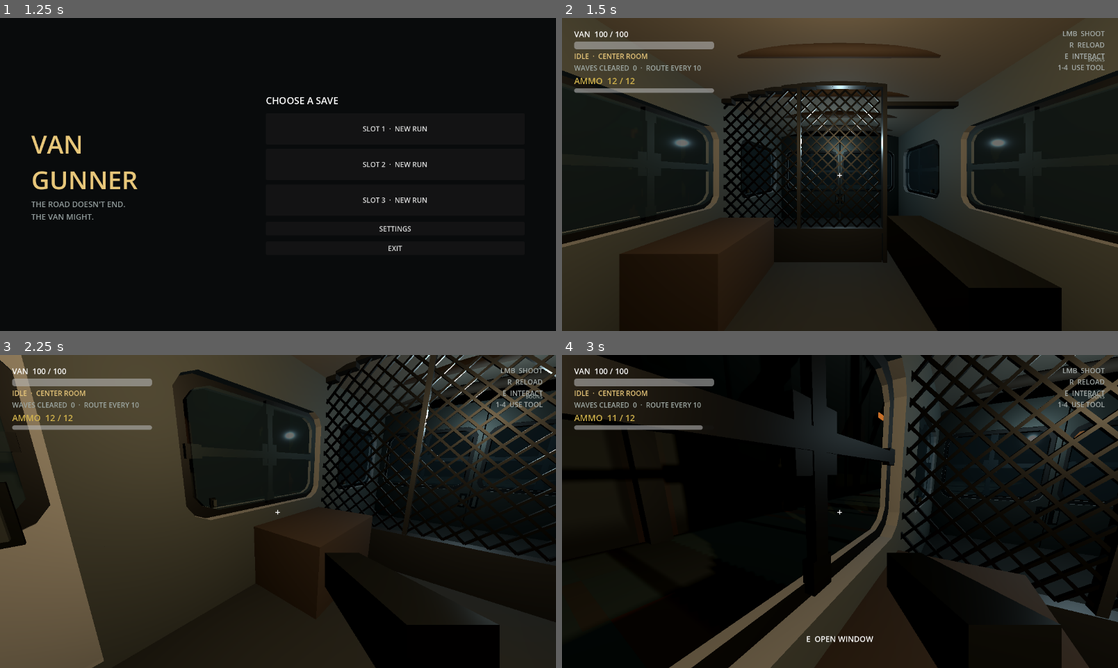
Above: before the commit, frames 1-4 (two rows, left to right).
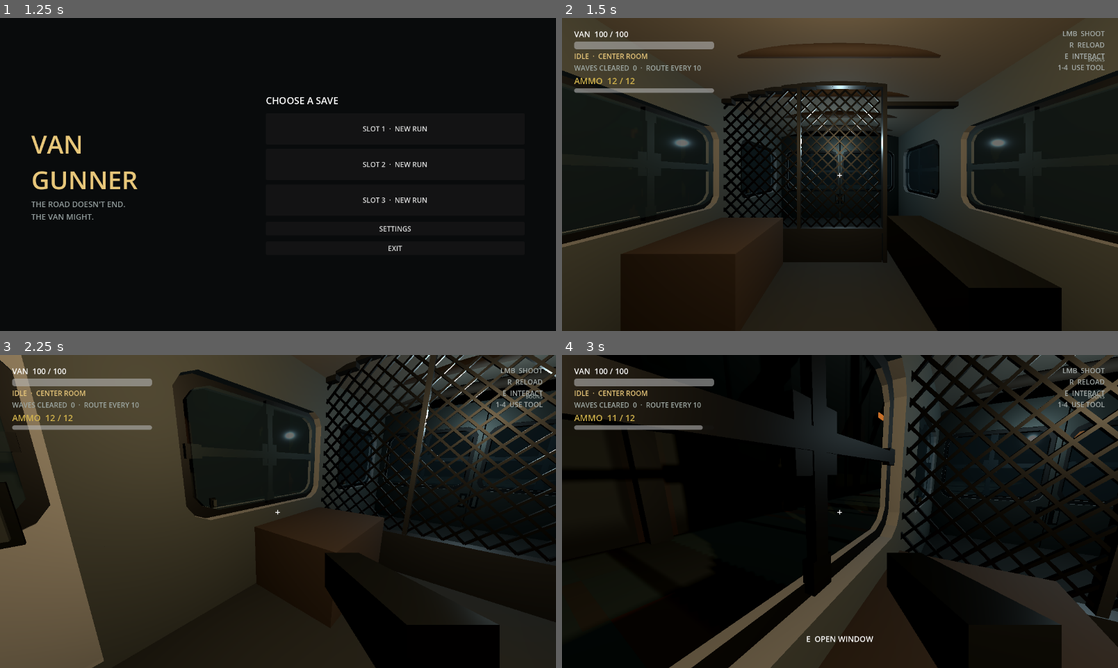
Above: after the commit, the same moments.

Repository: SebastianFreitas/van-gunner
Game: Godot game, scene res://scenes/boot/boot.tscn
The game is run twice, just before and just after one commit, with the same random seed, the same clock (stepped at 60 frames per second) and the same inputs.
Inputs (mouse positions are in pixels of both pictures, inside the frame that each line leads up to):
- Up to frame 1 (1.25 s): tap Enter at 0.5 s; move the mouse to (400, 158) at 0.52 s; hold D (move_right) from 0.53 s (still down); hold E (interact) from 0.53 s (still down)
- Up to frame 2 (1.5 s): release D (move_right) at 1.25 s; release E (interact) at 1.25 s; click "SLOT 1 · NEW RUN" at 1.25 s
- Up to frame 3 (2.25 s): tap Space at 2 s; move the mouse to (250, 511) at 2.02 s; hold W (move_forward) from 2.03 s (still down); tap E (interact) at 2.1 s
- Up to frame 4 (3 s): keep holding W (move_forward); move the mouse to (851, 505) at 2.77 s; press the mouse at (851, 505) at 2.78 s

Frame 1 is identical in both runs. In frame 2, less than 0.1% of the frame differs, in the area x 10-40%, y 63-91%; in frame 3, 0.1%; in frame 4, 1.7%, in the area x 83-100%, y 70-100%.

Commit message:
Nudge the crafting bench so it stays clear of the bulkhead walkway.
Co-authored-by: Cursor <cursoragent@cursor.com>

Diff:
--- a/scenes/van/van.tscn
+++ b/scenes/van/van.tscn
@@ -16,12 +16,12 @@
 [ext_resource type="Script" uid="uid://b70p1yv8tyk4e" path="res://scripts/run/breach_controller.gd" id="16"]
 [ext_resource type="Script" uid="uid://dua456vqj6g65" path="res://scripts/run/breach_point.gd" id="17"]
 [ext_resource type="Script" uid="uid://bxtywmfyg7o48" path="res://scripts/run/breakable_glass.gd" id="18"]
-[ext_resource type="Script" uid="uid://bq8side0doors01" path="res://scripts/run/side_doors.gd" id="19"]
-[ext_resource type="Script" uid="uid://cq8sidedrinteract" path="res://scripts/run/side_door_interact.gd" id="20"]
-[ext_resource type="Script" uid="uid://bq8side0window01" path="res://scripts/run/side_windows.gd" id="23"]
-[ext_resource type="Script" uid="uid://cq8sidewininteract" path="res://scripts/run/side_window_interact.gd" id="24"]
-[ext_resource type="Script" path="res://scripts/run/van_lighting.gd" id="21"]
+[ext_resource type="Script" uid="uid://cbqg4pktn6pjg" path="res://scripts/run/side_doors.gd" id="19"]
+[ext_resource type="Script" uid="uid://c5x8hfd443hxf" path="res://scripts/run/side_door_interact.gd" id="20"]
+[ext_resource type="Script" uid="uid://4ve311r5ttni" path="res://scripts/run/van_lighting.gd" id="21"]
 [ext_resource type="PackedScene" path="res://scenes/van/iron_cross.tscn" id="22"]
+[ext_resource type="Script" uid="uid://d1jco51c55kj1" path="res://scripts/run/side_windows.gd" id="23"]
+[ext_resource type="Script" uid="uid://cdlgss0alwyyp" path="res://scripts/run/side_window_interact.gd" id="24"]
 [ext_resource type="PackedScene" path="res://scenes/van/van_ceiling.tscn" id="25"]
 [ext_resource type="PackedScene" path="res://scenes/van/van_bulkhead.tscn" id="26"]
 
@@ -49,14 +49,19 @@
 [sub_resource type="BoxShape3D" id="FloorShape"]
 size = Vector3(4.8, 0.25, 9.6)
 
+[sub_resource type="StandardMaterial3D" id="CeilingMaterial"]
+albedo_color = Color(0.32, 0.3, 0.27, 1)
+roughness = 0.88
+
+[sub_resource type="StandardMaterial3D" id="TableMaterial"]
+albedo_color = Color(0.18, 0.13, 0.085, 1)
+roughness = 0.85
+uv1_scale = Vector3(4.24, 4.24, 4.24)
+
 [sub_resource type="StandardMaterial3D" id="WallMaterial"]
 albedo_color = Color(0.27, 0.29, 0.28, 1)
 metallic = 0.35
 roughness = 0.72
-
-[sub_resource type="StandardMaterial3D" id="CeilingMaterial"]
-albedo_color = Color(0.32, 0.30, 0.27, 1)
-roughness = 0.88
 
 [sub_resource type="BoxMesh" id="SideRailMesh"]
 size = Vector3(0.18, 1.05, 6.9)
@@ -93,12 +98,6 @@
 [sub_resource type="BoxShape3D" id="SideWindowGlassShape"]
 size = Vector3(0.22, 1.28, 2.28)
 
-[sub_resource type="BoxShape3D" id="SideWindowInteractShape"]
-size = Vector3(0.2, 1.36, 2.4)
-
-[sub_resource type="BoxShape3D" id="SideDoorGlassShape"]
-size = Vector3(0.22, 0.94, 1.9)
-
 [sub_resource type="StandardMaterial3D" id="SideDoorTrimMaterial"]
 albedo_color = Color(0.08, 0.09, 0.09, 1)
 metallic = 0.65
@@ -109,6 +108,12 @@
 metallic = 0.9
 roughness = 0.25
 
+[sub_resource type="BoxShape3D" id="SideWindowInteractShape"]
+size = Vector3(0.2, 1.36, 2.4)
+
+[sub_resource type="BoxShape3D" id="SideDoorGlassShape"]
+size = Vector3(0.22, 0.94, 1.9)
+
 [sub_resource type="BoxShape3D" id="SideDoorShape"]
 size = Vector3(0.18, 3.05, 2.53)
 
@@ -152,11 +157,6 @@
 
 [sub_resource type="BoxShape3D" id="DoorShape"]
 size = Vector3(1.55, 2.637622, 0.22)
-
-[sub_resource type="StandardMaterial3D" id="TableMaterial"]
-albedo_color = Color(0.18, 0.13, 0.085, 1)
-roughness = 0.85
-uv1_scale = Vector3(4.24, 4.24, 4.24)
 
 [sub_resource type="BoxMesh" id="TableMesh"]
 size = Vector3(1.65, 0.85, 1.15)
@@ -333,7 +333,7 @@
 depth = 0.04
 material = SubResource("RearWindowGlassMaterial")
 
-[node name="IronCross" parent="TravelPath/VanFollow/VanRig/Interior/Shell/SideWindows/LeftRear/Hinge" instance=ExtResource("22")]
+[node name="IronCross" parent="TravelPath/VanFollow/VanRig/Interior/Shell/SideWindows/LeftRear/Hinge" unique_id=1976625114 instance=ExtResource("22")]
 transform = Transform3D(0, 0, -1, 0, 1, 0, 1, 0, 0, 0.035, -0.74, 0)
 span_width = 2.18
 span_height = 1.22
@@ -365,7 +365,6 @@
 collision_layer = 2
 collision_mask = 0
 script = ExtResource("24")
-window_id = "left_rear"
 
 [node name="Hit" type="CollisionShape3D" parent="TravelPath/VanFollow/VanRig/Interior/Shell/SideWindows/LeftRear/Hinge/Interact" unique_id=979292060]
 shape = SubResource("SideWindowInteractShape")
@@ -408,7 +407,7 @@
 depth = 0.04
 material = SubResource("RearWindowGlassMaterial")
 
-[node name="IronCross" parent="TravelPath/VanFollow/VanRig/Interior/Shell/SideWindows/LeftFront/Hinge" instance=ExtResource("22")]
+[node name="IronCross" parent="TravelPath/VanFollow/VanRig/Interior/Shell/SideWindows/LeftFront/Hinge" unique_id=1879699383 instance=ExtResource("22")]
 transform = Transform3D(0, 0, -1, 0, 1, 0, 1, 0, 0, 0.035, -0.74, 0)
 span_width = 2.18
 span_height = 1.22
@@ -483,7 +482,7 @@
 depth = 0.04
 material = SubResource("RearWindowGlassMaterial")
 
-[node name="IronCross" parent="TravelPath/VanFollow/VanRig/Interior/Shell/SideWindows/RightRear/Hinge" instance=ExtResource("22")]
+[node name="IronCross" parent="TravelPath/VanFollow/VanRig/Interior/Shell/SideWindows/RightRear/Hinge" unique_id=1191591659 instance=ExtResource("22")]
 transform = Transform3D(0, 0, 1, 0, 1, 0, -1, 0, 0, -0.035, -0.74, 0)
 span_width = 2.18
 span_height = 1.22
@@ -558,7 +557,7 @@
 depth = 0.04
 material = SubResource("RearWindowGlassMaterial")
 
-[node name="IronCross" parent="TravelPath/VanFollow/VanRig/Interior/Shell/SideWindows/RightFront/Hinge" instance=ExtResource("22")]
+[node name="IronCross" parent="TravelPath/VanFollow/VanRig/Interior/Shell/SideWindows/RightFront/Hinge" unique_id=915243653 instance=ExtResource("22")]
 transform = Transform3D(0, 0, 1, 0, 1, 0, -1, 0, 0, -0.035, -0.74, 0)
 span_width = 2.18
 span_height = 1.22
@@ -653,14 +652,14 @@
 depth = 0.04
 material = SubResource("RearWindowGlassMaterial")
 
-[node name="IronCross" parent="TravelPath/VanFollow/VanRig/Interior/Shell/SideDoors/Left" instance=ExtResource("22")]
+[node name="IronCross" parent="TravelPath/VanFollow/VanRig/Interior/Shell/SideDoors/Left" unique_id=1696643151 instance=ExtResource("22")]
 transform = Transform3D(0, 0, -1, 0, 1, 0, 1, 0, 0, 0.035, 0.25, 0)
 span_width = 1.9
 span_height = 0.94
 bar_width = 0.075
 plate_size = 0.22
+rivet_size = 0.038
 end_pad_size = 0.13
-rivet_size = 0.038
 
 [node name="BreakableGlass" type="Area3D" parent="TravelPath/VanFollow/VanRig/Interior/Shell/SideDoors/Left" unique_id=1847293015]
 transform = Transform3D(1, 0, 0, 0, 1, 0, 0, 0, 1, 0.06, 0.25, 0)
@@ -693,7 +692,6 @@
 collision_layer = 2
 collision_mask = 0
 script = ExtResource("20")
-side = "left"
 
 [node name="Hit" type="CollisionShape3D" parent="TravelPath/VanFollow/VanRig/Interior/Shell/SideDoors/Left/Interact" unique_id=245777711]
 shape = SubResource("SideDoorShape")
@@ -753,14 +751,14 @@
 depth = 0.04
 material = SubResource("RearWindowGlassMaterial")
 
-[node name="IronCross" parent="TravelPath/VanFollow/VanRig/Interior/Shell/SideDoors/Right" instance=ExtResource("22")]
+[node name="IronCross" parent="TravelPath/VanFollow/VanRig/Interior/Shell/SideDoors/Right" unique_id=1666081022 instance=ExtResource("22")]
 transform = Transform3D(0, 0, 1, 0, 1, 0, -1, 0, 0, -0.035, 0.25, 0)
 span_width = 1.9
 span_height = 0.94
 bar_width = 0.075
 plate_size = 0.22
+rivet_size = 0.038
 end_pad_size = 0.13
-rivet_size = 0.038
 
 [node name="BreakableGlass" type="Area3D" parent="TravelPath/VanFollow/VanRig/Interior/Shell/SideDoors/Right" unique_id=1847293017]
 transform = Transform3D(1, 0, 0, 0, 1, 0, 0, 0, 1, -0.06, 0.25, 0)
@@ -837,7 +835,7 @@
 cast_shadow = 0
 mesh = SubResource("RearWindowGlassMesh")
 
-[node name="IronCross" parent="TravelPath/VanFollow/VanRig/Interior/Shell/RearWall/LeftHinge" instance=ExtResource("22")]
+[node name="IronCross" parent="TravelPath/VanFollow/VanRig/Interior/Shell/RearWall/LeftHinge" unique_id=2045646296 instance=ExtResource("22")]
 transform = Transform3D(1, 0, 0, 0, 1, 0, 0, 0, 1, 1.315, 0.225, 0.04)
 span_width = 1.78
 span_height = 1.34
@@ -922,7 +920,7 @@
 cast_shadow = 0
 mesh = SubResource("RearWindowGlassMesh")
 
-[node name="IronCross" parent="TravelPath/VanFollow/VanRig/Interior/Shell/RearWall/RightHinge" instance=ExtResource("22")]
+[node name="IronCross" parent="TravelPath/VanFollow/VanRig/Interior/Shell/RearWall/RightHinge" unique_id=628526038 instance=ExtResource("22")]
 transform = Transform3D(1, 0, 0, 0, 1, 0, 0, 0, 1, -1.315, 0.225, 0.04)
 span_width = 1.78
 span_height = 1.34
@@ -1041,12 +1039,12 @@
 transform = Transform3D(1, 0, 0, 0, 1, 0, 0, 0, 1, 0, 0.11881101, 0)
 shape = SubResource("DoorShape")
 
-[node name="Bulkhead" parent="TravelPath/VanFollow/VanRig/Interior" instance=ExtResource("26")]
+[node name="Bulkhead" parent="TravelPath/VanFollow/VanRig/Interior" unique_id=1359735791 instance=ExtResource("26")]
 
 [node name="Props" type="Node3D" parent="TravelPath/VanFollow/VanRig/Interior" unique_id=1487223170]
 
 [node name="CraftingTable" type="StaticBody3D" parent="TravelPath/VanFollow/VanRig/Interior/Props" unique_id=1058055410]
-transform = Transform3D(-4.371139e-08, 0, 1, 0, 1, 0, -1, 0, -4.371139e-08, 1.8012533, 0.425, 0.066610575)
+transform = Transform3D(-4.371139e-08, 0, 1, 0, 1, 0, -1, 0, -4.371139e-08, 1.629281, 0.425, 0.066610575)
 collision_layer = 3
 script = ExtResource("4")
 prompt = "Open Bench"
@@ -1122,39 +1120,35 @@
 [node name="Entry" type="Marker3D" parent="TravelPath/VanFollow/VanRig/EnemyContainer/BreachController/RearRight" unique_id=778899219]
 transform = Transform3D(-1, 0, 2.5351817e-06, 0, 1, 0, -2.5351817e-06, 0, -1, 1.05, 1.62, 3.9)
 
-[node name="RearLeftWindow" type="Node3D" parent="TravelPath/VanFollow/VanRig/EnemyContainer/BreachController"]
+[node name="RearLeftWindow" type="Node3D" parent="TravelPath/VanFollow/VanRig/EnemyContainer/BreachController" unique_id=1727829101]
 script = ExtResource("17")
 point_id = &"rear_left_window"
-kind = 2
 priority = 0
 door_side = &"left"
 bars_path = NodePath("../../../Interior/Shell/RearWall/LeftHinge/IronCross")
 
-[node name="Outside" type="Marker3D" parent="TravelPath/VanFollow/VanRig/EnemyContainer/BreachController/RearLeftWindow"]
+[node name="Outside" type="Marker3D" parent="TravelPath/VanFollow/VanRig/EnemyContainer/BreachController/RearLeftWindow" unique_id=1711565123]
 transform = Transform3D(-1, 0, 2.5351817e-06, 0, 1, 0, -2.5351817e-06, 0, -1, -1.2, 1.78, 5.2)
 
-[node name="Entry" type="Marker3D" parent="TravelPath/VanFollow/VanRig/EnemyContainer/BreachController/RearLeftWindow"]
+[node name="Entry" type="Marker3D" parent="TravelPath/VanFollow/VanRig/EnemyContainer/BreachController/RearLeftWindow" unique_id=203672416]
 transform = Transform3D(-1, 0, 2.5351817e-06, 0, 1, 0, -2.5351817e-06, 0, -1, -1.2, 1.78, 3.9)
 
-[node name="RearRightWindow" type="Node3D" parent="TravelPath/VanFollow/VanRig/EnemyContainer/BreachController"]
+[node name="RearRightWindow" type="Node3D" parent="TravelPath/VanFollow/VanRig/EnemyContainer/BreachController" unique_id=1781831001]
 script = ExtResource("17")
 point_id = &"rear_right_window"
-kind = 2
 priority = 0
 door_side = &"right"
 bars_path = NodePath("../../../Interior/Shell/RearWall/RightHinge/IronCross")
 
-[node name="Outside" type="Marker3D" parent="TravelPath/VanFollow/VanRig/EnemyContainer/BreachController/RearRightWindow"]
+[node name="Outside" type="Marker3D" parent="TravelPath/VanFollow/VanRig/EnemyContainer/BreachController/RearRightWindow" unique_id=553436644]
 transform = Transform3D(-1, 0, 2.5351817e-06, 0, 1, 0, -2.5351817e-06, 0, -1, 1.2, 1.78, 5.2)
 
-[node name="Entry" type="Marker3D" parent="TravelPath/VanFollow/VanRig/EnemyContainer/BreachController/RearRightWindow"]
+[node name="Entry" type="Marker3D" parent="TravelPath/VanFollow/VanRig/EnemyContainer/BreachController/RearRightWindow" unique_id=1242389339]
 transform = Transform3D(-1, 0, 2.5351817e-06, 0, 1, 0, -2.5351817e-06, 0, -1, 1.2, 1.78, 3.9)
 
 [node name="LeftRearWindow" type="Node3D" parent="TravelPath/VanFollow/VanRig/EnemyContainer/BreachController" unique_id=1968978248]
 script = ExtResource("17")
 point_id = &"left_rear_window"
-kind = 2
-priority = 1
 bars_path = NodePath("../../../Interior/Shell/SideWindows/LeftRear/Hinge/IronCross")
 
 [node name="Outside" type="Marker3D" parent="TravelPath/VanFollow/VanRig/EnemyContainer/BreachController/LeftRearWindow" unique_id=604762267]
@@ -1166,7 +1160,6 @@
 [node name="LeftFrontWindow" type="Node3D" parent="TravelPath/VanFollow/VanRig/EnemyContainer/BreachController" unique_id=838287696]
 script = ExtResource("17")
 point_id = &"left_front_window"
-kind = 2
 priority = 2
 bars_path = NodePath("../../../Interior/Shell/SideWindows/LeftFront/Hinge/IronCross")
 
@@ -1179,8 +1172,6 @@
 [node name="RightRearWindow" type="Node3D" parent="TravelPath/VanFollow/VanRig/EnemyContainer/BreachController" unique_id=380574849]
 script = ExtResource("17")
 point_id = &"right_rear_window"
-kind = 2
-priority = 1
 bars_path = NodePath("../../../Interior/Shell/SideWindows/RightRear/Hinge/IronCross")
 
 [node name="Outside" type="Marker3D" parent="TravelPath/VanFollow/VanRig/EnemyContainer/BreachController/RightRearWindow" unique_id=1925564715]
@@ -1192,7 +1183,6 @@
 [node name="RightFrontWindow" type="Node3D" parent="TravelPath/VanFollow/VanRig/EnemyContainer/BreachController" unique_id=1554753858]
 script = ExtResource("17")
 point_id = &"right_front_window"
-kind = 2
 priority = 2
 bars_path = NodePath("../../../Interior/Shell/SideWindows/RightFront/Hinge/IronCross")
 
@@ -1206,7 +1196,6 @@
 script = ExtResource("17")
 point_id = &"side_door_left"
 kind = 1
-priority = 1
 door_side = &"left"
 
 [node name="Outside" type="Marker3D" parent="TravelPath/VanFollow/VanRig/EnemyContainer/BreachController/SideDoorLeft" unique_id=2100462802]
@@ -1219,7 +1208,6 @@
 script = ExtResource("17")
 point_id = &"side_door_right"
 kind = 1
-priority = 1
 door_side = &"right"
 
 [node name="Outside" type="Marker3D" parent="TravelPath/VanFollow/VanRig/EnemyContainer/BreachController/SideDoorRight" unique_id=2100462805]
@@ -1282,7 +1270,6 @@
 light_color = Color(0.66, 0.78, 0.82, 1)
 light_energy = 2.0
 light_cull_mask = 2
-omni_range = 5.0
 
 [node name="DoorSpill" type="OmniLight3D" parent="TravelPath/VanFollow/VanRig/Lighting" unique_id=1842699835]
 transform = Transform3D(1, 0, 0, 0, 1, 0, 0, 0, 1, 0, 1.85, 0.4)
@@ -1306,8 +1293,6 @@
 light_volumetric_fog_energy = 0.4
 light_cull_mask = 1
 shadow_enabled = true
-shadow_bias = 0.03
-shadow_normal_bias = 1.0
 shadow_reverse_cull_face = true
 spot_range = 22.0
 spot_attenuation = 1.2
